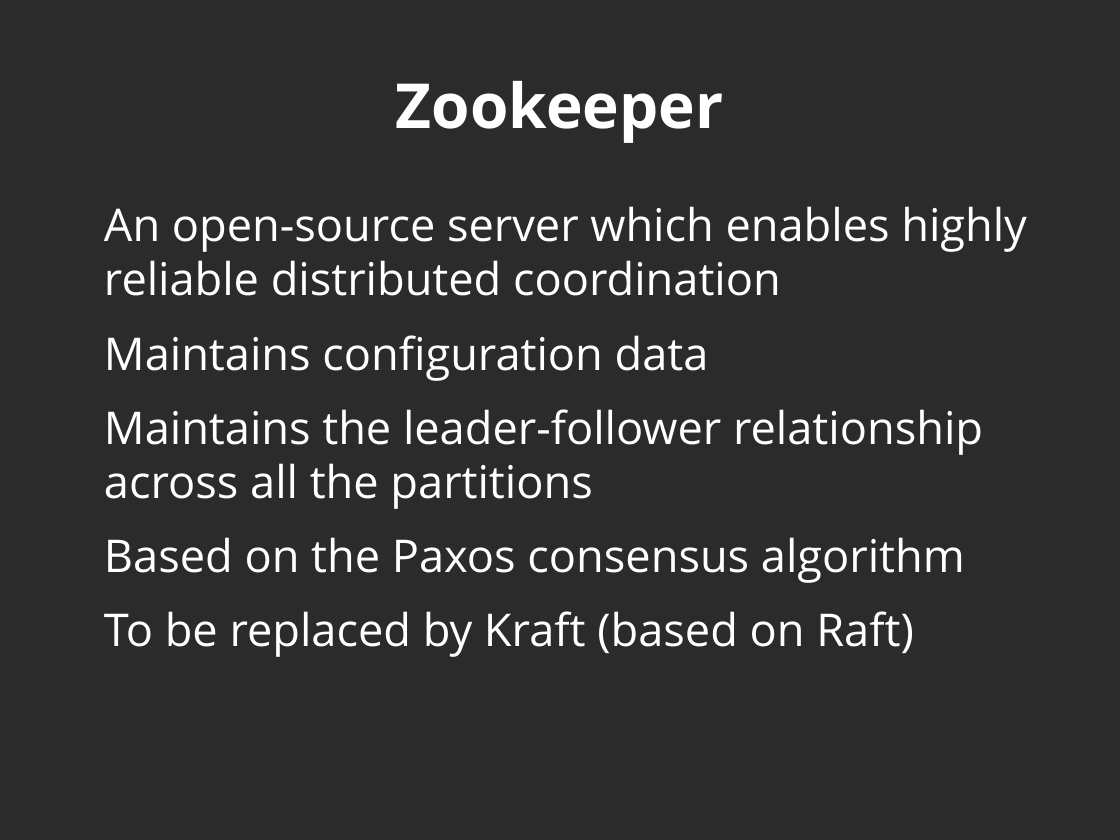
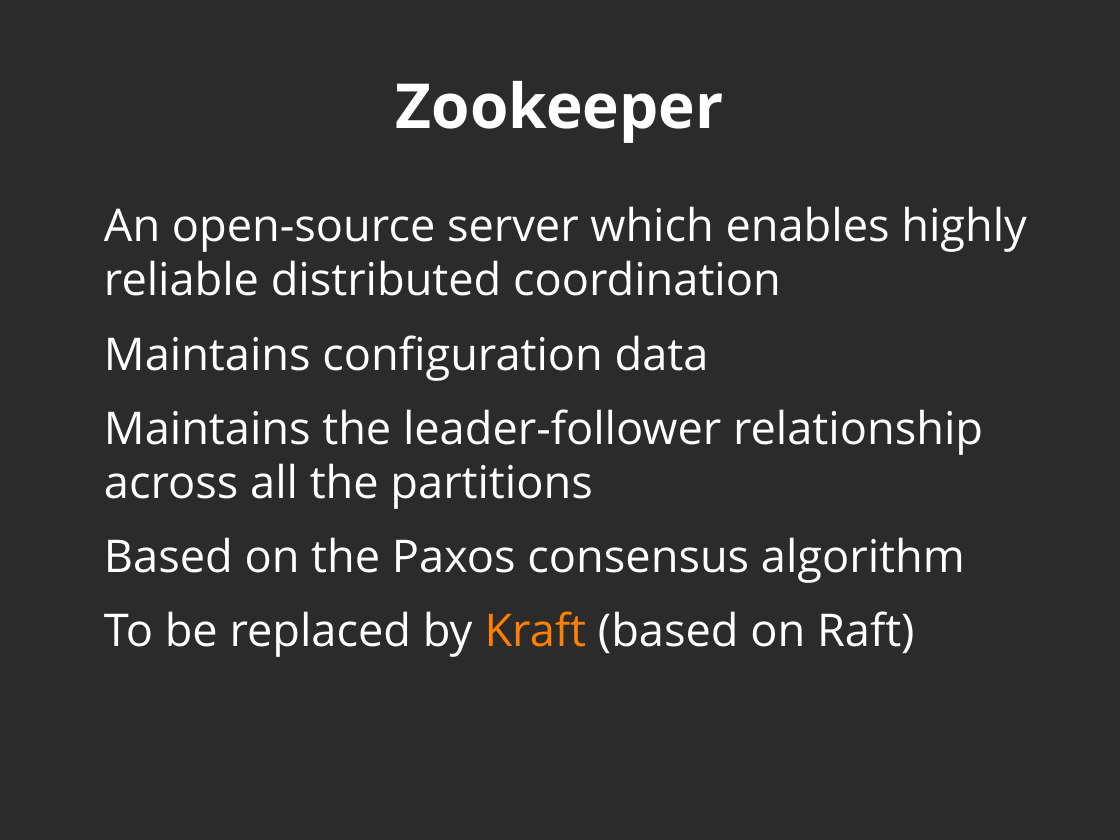
Before and after one commit to javicacheiro/pyspark_course, a slide deck: slide 15 of supplementary/kafka/unit_1_basic_concepts.odp. Drawn at 1120x840 pixels with LibreOffice and Linux fonts; fonts in the diff are those of the drawing; background and template pictures are left out; a plain dark background stands for a picture behind light text. Boxes give left, top, right and bottom in pixels: in the first picture for what was removed or moved away, otherwise in the second. Text is boxed around its words. In the diff, an @@ line names an element or a change of style, - is before the commit and + after.

Commit message:
Updates about KRaft

```diff
--- a/supplementary/kafka/unit_1_basic_concepts.odp
+++ b/supplementary/kafka/unit_1_basic_concepts.odp
@@ text at bbox=[104, 611, 915, 657]: text colour #FFFFFF to #FF8000 in "Kraft" @@
```
Also in this commit, not shown: 1 other slide changed, 1 other file.
